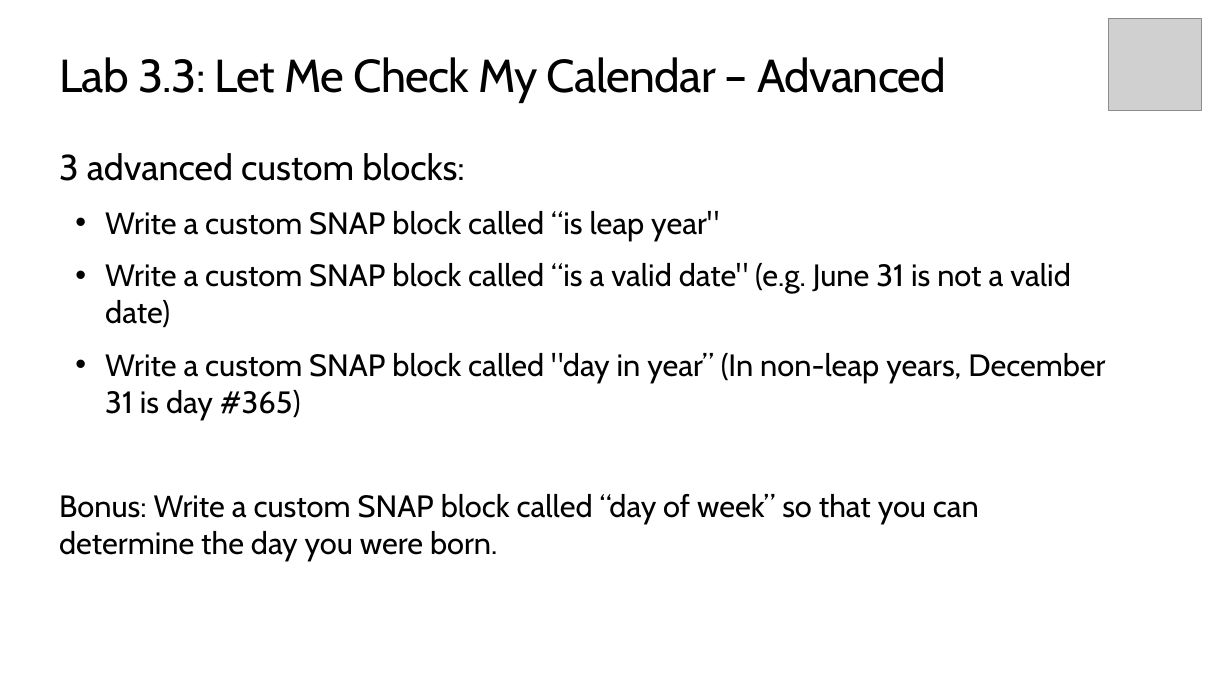
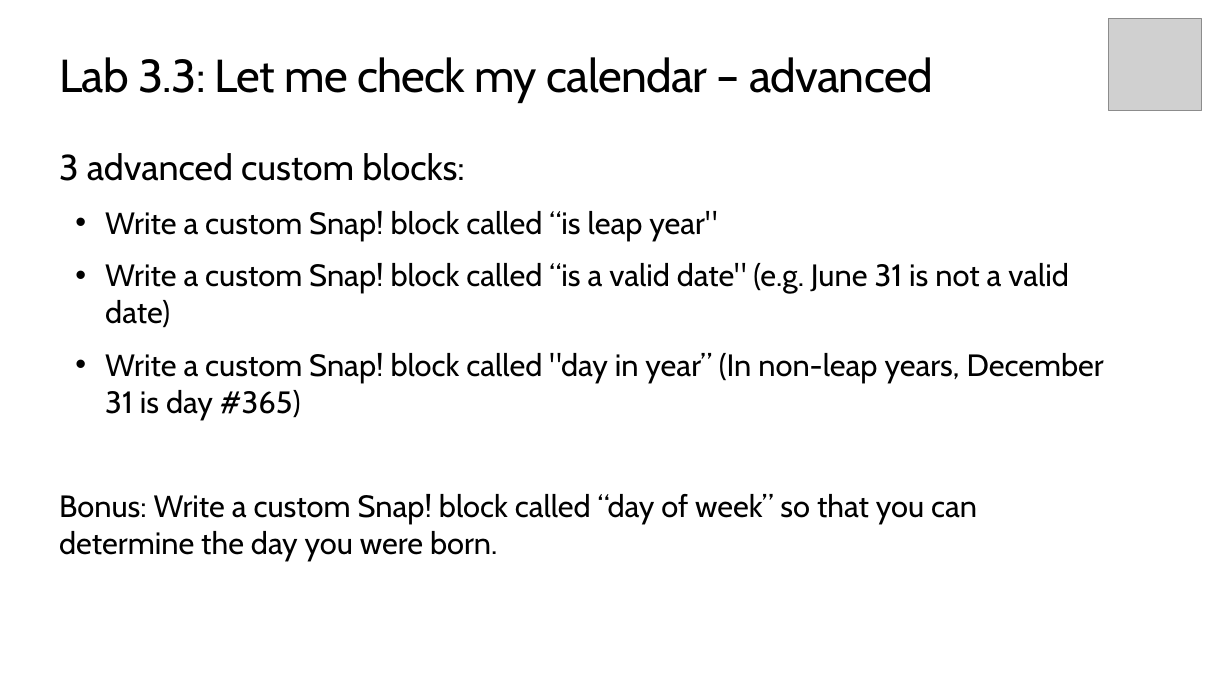
Before and after one commit to TEALSK12/introduction-to-computer-science, a slide deck: slide 7 of slidedecks/TEALS SNAP 3.3.pptx. Drawn at 1232x693 pixels with LibreOffice and Linux fonts; fonts in the diff are those of the drawing; grey boxes stand for pictures; background and template pictures are left out. Boxes give left, top, right and bottom in pixels: in the first picture for what was removed or moved away, otherwise in the second. Text is boxed around its words. In the diff, an @@ line names an element or a change of style, - is before the commit and + after.

```diff
--- a/slidedecks/TEALS SNAP 3.3.pptx
+++ b/slidedecks/TEALS SNAP 3.3.pptx
@@ title at [59,57,933,103]: text changed @@
-Lab 3.3: Let Me Check My Calendar – Advanced
+Lab 3.3: Let me check my calendar – advanced
@@ text at [59,211,1104,561]: text changed @@
-• Write a custom SNAP block called “is leap year"
-• Write a custom SNAP block called “is a valid date" (e.g. June 31 is not a valid date)
-• Write a custom SNAP block called "day in year” (In non-leap years, December 31 is day #365)
-Bonus: Write a custom SNAP block called “day of week” so that you can determine the day you were born.
+• Write a custom Snap! block called “is leap year"
+• Write a custom Snap! block called “is a valid date" (e.g. June 31 is not a valid date)
+• Write a custom Snap! block called "day in year” (In non-leap years, December 31 is day #365)
+Bonus: Write a custom Snap! block called “day of week” so that you can determine the day you were born.
```
Also in this commit, not shown: 3 other slides changed, 18 other files.
